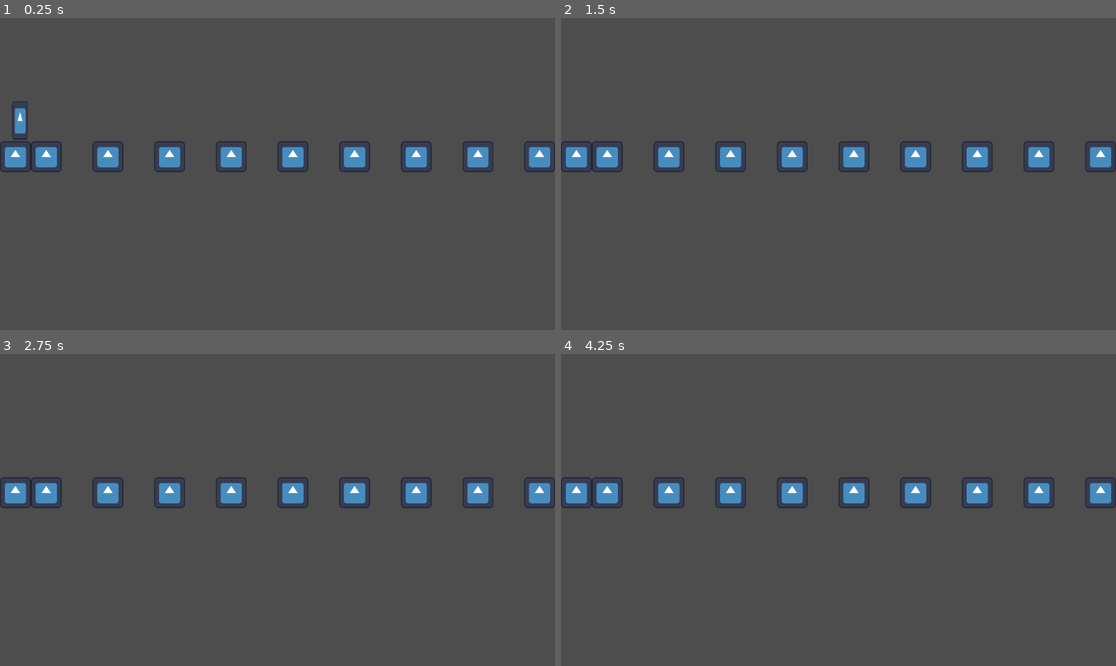
Above: before the commit, frames 1-4 (two rows, left to right).
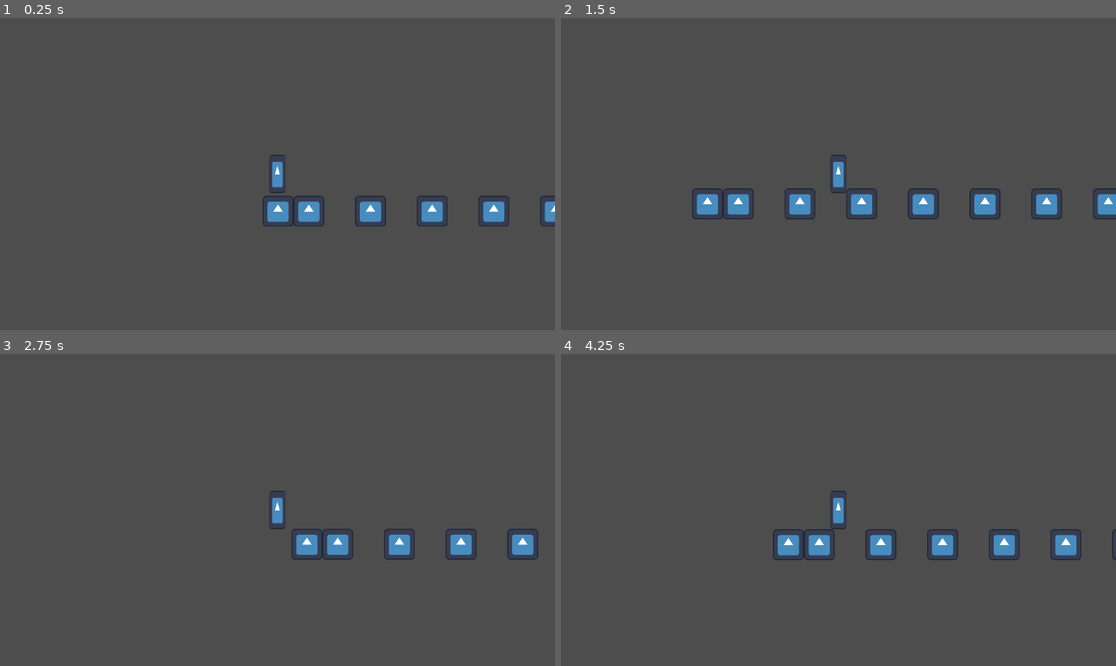
Above: after the commit, the same moments.

Repository: jackrichards-hub/ASSESSMENT
Game: Godot game, scene res://Scenes/level_1.tscn
Two runs of this game, one before a commit and one after it. Both use one fixed random seed, a clock stepped at 60 frames per second and the inputs below. The engine's default icon, where the game draws it, is replaced by a stand-in: a white triangle on a blue panel in a dark square.
Inputs:
- Up to frame 1 (0.25 s): no input
- Up to frame 2 (1.5 s): tap Enter (ui_accept) at 0.5, 0.77 s; hold Right (ui_right) from 0.53 s (still down)
- Up to frame 3 (2.75 s): tap Enter (ui_accept) at 1.52 s; release Right (ui_right) at 2.03 s; hold Left (ui_left) from 2.03 s (still down)
- Up to frame 4 (4.25 s): release Left (ui_left) at 2.78 s; hold Right (ui_right) from 2.78 s (still down); tap Enter (ui_accept) at 3.02, 3.77 s

The runs differ from the first frame. In frame 1, 5.7% of the frame differs, in the area x 0-100%, y 26-67%; in frame 2, 6.2%, in the area x 0-100%, y 39-65%; in frame 3, 5.2%; in frame 4, 5.7%.

Commit message:
Death and Menu

Diff:
--- a/assessment-for-year-12/Scenes/level_1.tscn
+++ b/assessment-for-year-12/Scenes/level_1.tscn
@@ -8,6 +8,7 @@
 texture = ExtResource("1_vk57k")
 texture_region_size = Vector2i(128, 128)
 0:0/0 = 0
+0:0/0/physics_layer_0/polygon_0/points = PackedVector2Array(-64, -64, 64, -64, 64, 64, -64, 64)
 1:0/0 = 0
 2:0/0 = 0
 3:0/0 = 0
@@ -74,6 +75,7 @@
 
 [sub_resource type="TileSet" id="TileSet_xfk5q"]
 tile_size = Vector2i(128, 128)
+physics_layer_0/collision_layer = 1
 sources/0 = SubResource("TileSetAtlasSource_8ffim")
 
 [node name="Level1" type="Node2D" unique_id=1070369827]
@@ -84,5 +86,5 @@
 tile_set = SubResource("TileSet_xfk5q")
 
 [node name="Player" parent="." unique_id=448143370 instance=ExtResource("2_8ffim")]
-position = Vector2(42, 184)
+position = Vector2(31, 182)
 script = ExtResource("3_xfk5q")
--- a/assessment-for-year-12/Scenes/menu.tscn
+++ b/assessment-for-year-12/Scenes/menu.tscn
@@ -1,3 +1,23 @@
 [gd_scene format=3 uid="uid://q8jc6iae6ehc"]
 
-[node name="Menu" type="Node2D" unique_id=271055342]
+[node name="MainMenu" type="Control" unique_id=1074313591]
+layout_mode = 3
+anchors_preset = 15
+anchor_right = 1.0
+anchor_bottom = 1.0
+grow_horizontal = 2
+grow_vertical = 2
+
+[node name="Button" type="Button" parent="." unique_id=958320903]
+layout_mode = 1
+anchors_preset = 8
+anchor_left = 0.5
+anchor_top = 0.5
+anchor_right = 0.5
+anchor_bottom = 0.5
+offset_left = -116.5
+offset_top = -32.5
+offset_right = 116.5
+offset_bottom = 32.5
+grow_horizontal = 2
+grow_vertical = 2
--- a/assessment-for-year-12/Sprites/player.gd
+++ b/assessment-for-year-12/Sprites/player.gd
@@ -3,6 +3,7 @@
 
 const SPEED = 300.0
 const JUMP_VELOCITY = -400.0
+var start_position = Vector2(31,182)
 
 
 func _physics_process(delta: float) -> void:
@@ -23,3 +24,8 @@
 		velocity.x = move_toward(velocity.x, 0, SPEED)
 
 	move_and_slide()
+	if position.y > 900:
+		respawn()
+
+func respawn():
+	position = start_position
--- a/assessment-for-year-12/Sprites/player.tscn
+++ b/assessment-for-year-12/Sprites/player.tscn
@@ -2,8 +2,8 @@
 
 [ext_resource type="Texture2D" uid="uid://1wq6fbqvr71j" path="res://icon.svg" id="1_743eh"]
 
-[sub_resource type="RectangleShape2D" id="RectangleShape2D_bmk3q"]
-size = Vector2(126.0308, 128)
+[sub_resource type="RectangleShape2D" id="RectangleShape2D_743eh"]
+size = Vector2(32, 80)
 
 [node name="Player" type="CharacterBody2D" unique_id=448143370]
 metadata/_edit_group_ = true
@@ -14,7 +14,7 @@
 texture = ExtResource("1_743eh")
 metadata/_edit_group_ = true
 
-[node name="CollisionShape2D" type="CollisionShape2D" parent="Sprite2D" unique_id=737876273]
-position = Vector2(0.9845999, 0)
-scale = Vector2(0.9999998, 0.9999999)
-shape = SubResource("RectangleShape2D_bmk3q")
+[node name="CollisionShape2D" type="CollisionShape2D" parent="." unique_id=1875615503]
+shape = SubResource("RectangleShape2D_743eh")
+
+[node name="Camera2D" type="Camera2D" parent="." unique_id=1684292872]
